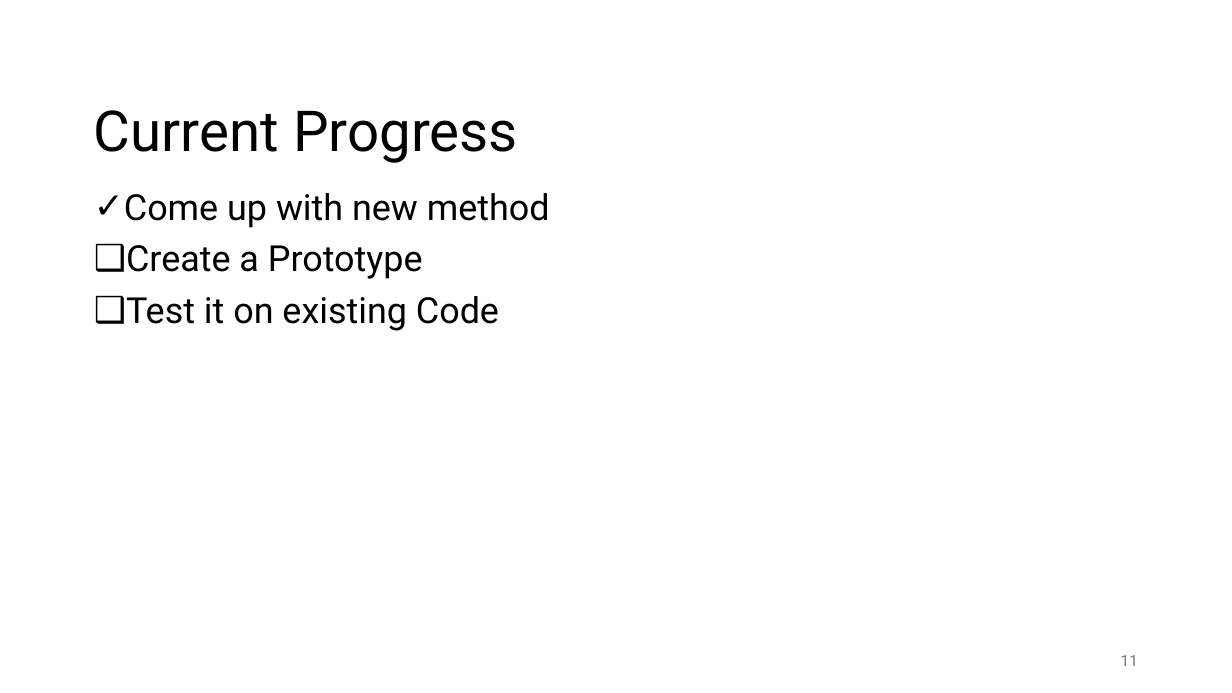
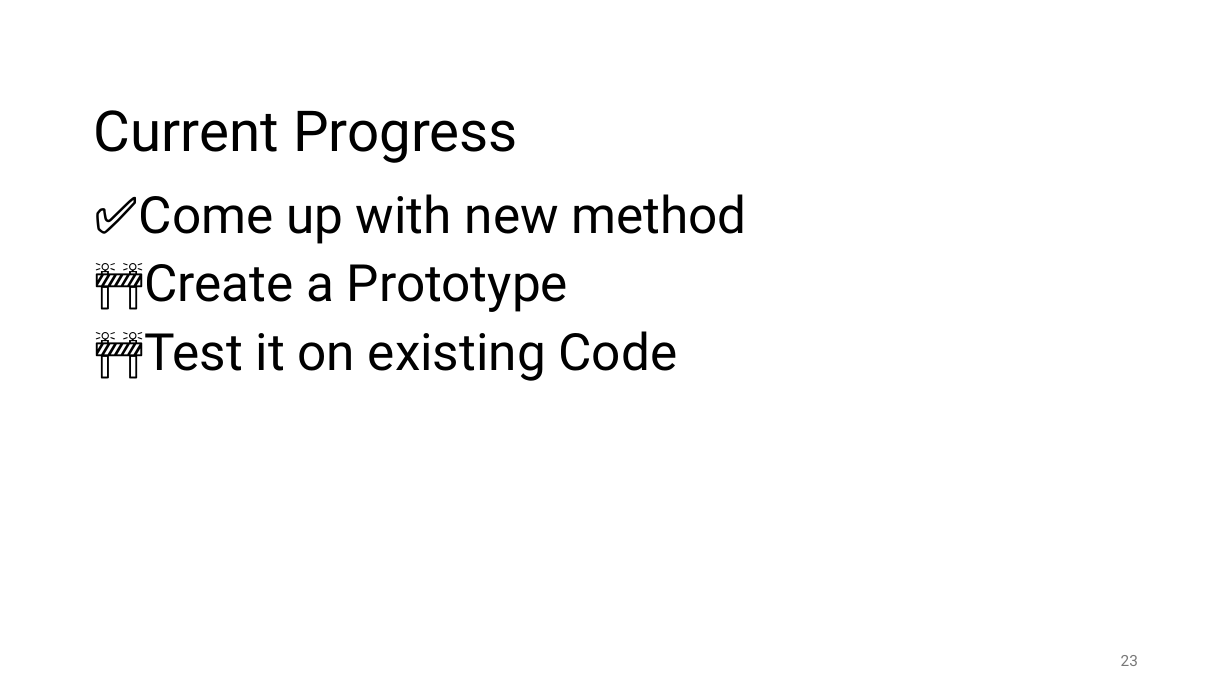
Before and after one commit to prg-titech/safe-fluent-dsls, a slide deck: slide 23 of concept/SeminarPresentation26Q2.pptx (slide 11 before the commit). Drawn at 1232x693 pixels with LibreOffice and Linux fonts; fonts in the diff are those of the drawing. Boxes give left, top, right and bottom in pixels: in the first picture for what was removed or moved away, otherwise in the second. Text is boxed around its words. In the diff, an @@ line names an element or a change of style, - is before the commit and + after.

```diff
--- a/concept/SeminarPresentation26Q2.pptx
+++ b/concept/SeminarPresentation26Q2.pptx
@@ text at bbox=[139, 194, 746, 381]: text changed; size 28 to 40 pt @@
-✓ Come up with new method
-❑ Create a Prototype
-❑ Test it on existing Code
+✅Come up with new method
+🚧Create a Prototype
+🚧Test it on existing Code
@@ page number at bbox=[1121, 655, 1138, 666]: text changed @@
-11
+23
```
Also in this commit, not shown: 6 other slides changed, 14 slides added, 2 slides removed, 1 other file.
